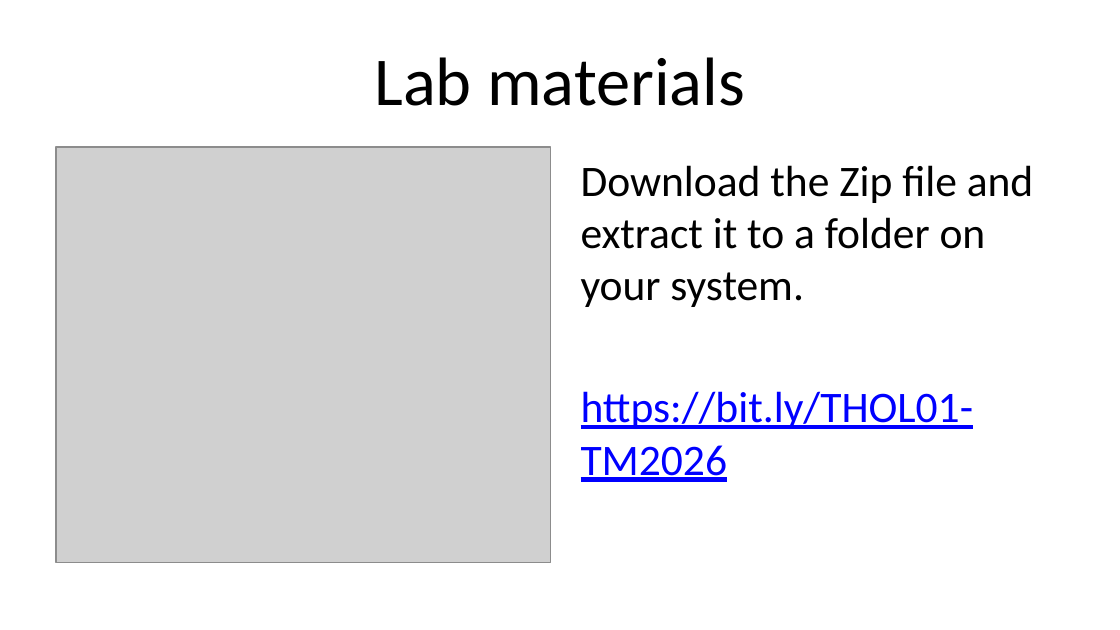
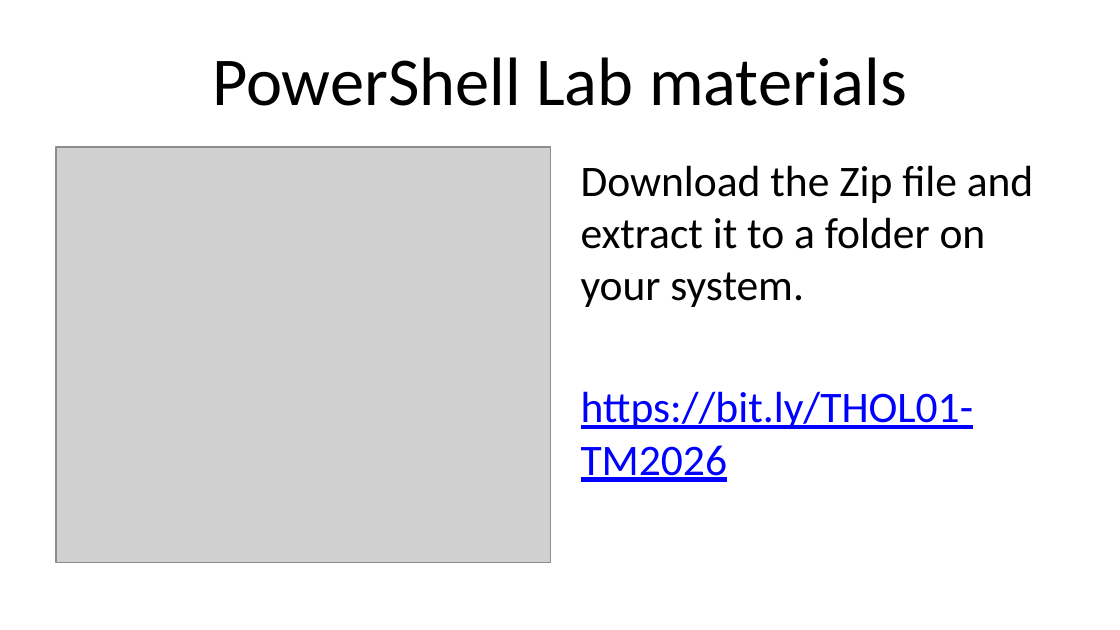
Before and after one commit to sdwheeler/presentations, a slide deck: slide 5 of TechMentor/2026/workshop/THOL01-PowerShell-Toolmaking.pptx. Drawn at 1120x630 pixels with LibreOffice and Linux fonts; fonts in the diff are those of the drawing; grey boxes stand for pictures; background and template pictures are left out. Boxes give left, top, right and bottom in pixels: in the first picture for what was removed or moved away, otherwise in the second. Text is boxed around its words. In the diff, an @@ line names an element or a change of style, - is before the commit and + after.

Commit message:
Add lab slide

```diff
--- a/TechMentor/2026/workshop/THOL01-PowerShell-Toolmaking.pptx
+++ b/TechMentor/2026/workshop/THOL01-PowerShell-Toolmaking.pptx
@@ title at (x1=212, y1=57, x2=907, y2=106): text changed @@
-Lab materials
+PowerShell Lab materials
```
Also in this commit, not shown: 1 slide added.
